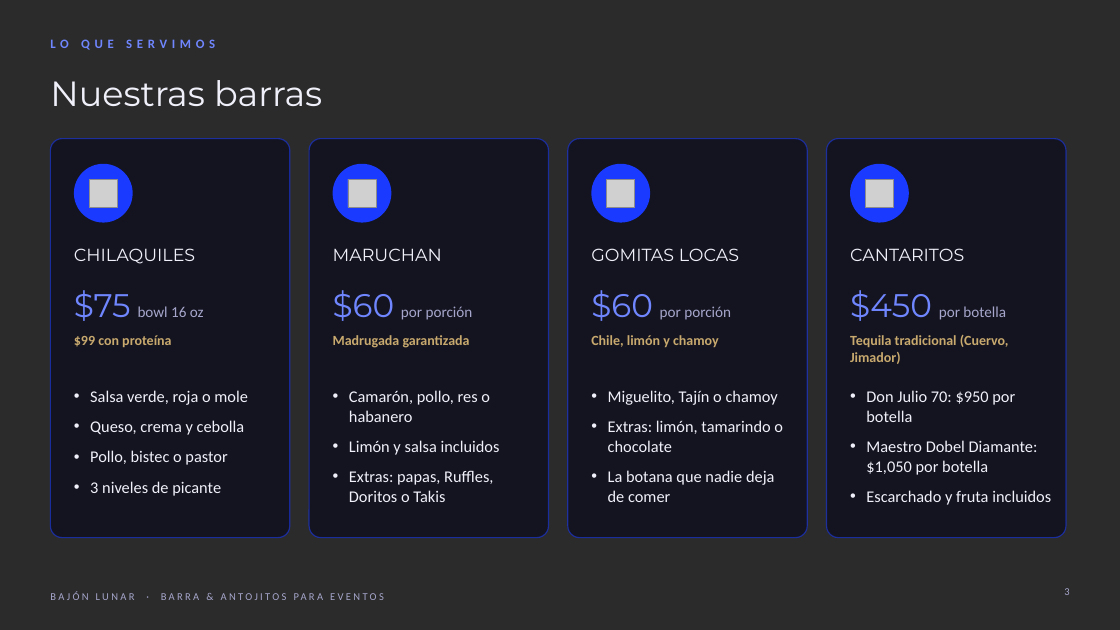
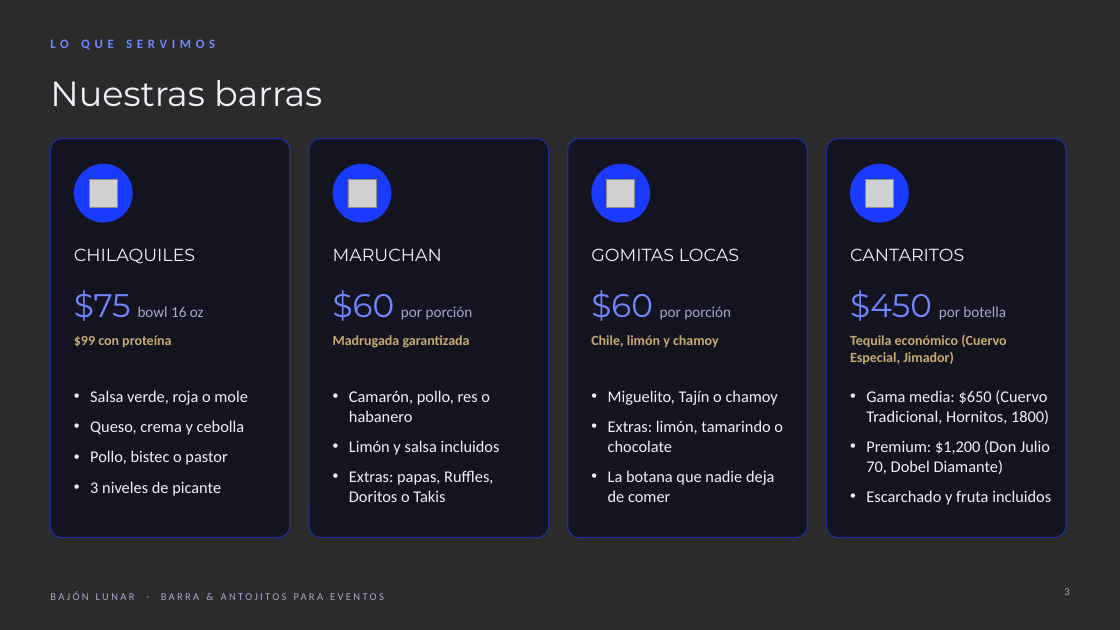
Before and after one commit to ingalejandrofh01-boop/Bajon-Lunar, a slide deck: slide 3 of bajon-lunar-presentacion.pptx. Drawn at 1120x630 pixels with LibreOffice and Linux fonts; fonts in the diff are those of the drawing; grey boxes stand for pictures; background and template pictures are left out; a plain dark background stands for a picture behind light text. Boxes give left, top, right and bottom in pixels: in the first picture for what was removed or moved away, otherwise in the second. Text is boxed around its words. In the diff, an @@ line names an element or a change of style, - is before the commit and + after.

```diff
--- a/bajon-lunar-presentacion.pptx
+++ b/bajon-lunar-presentacion.pptx
@@ text at (x1=850, y1=335, x2=1006, y2=364): text changed @@
-Tequila tradicional (Cuervo, Jimador)
+Tequila económico (Cuervo Especial, Jimador)
@@ text at (x1=866, y1=390, x2=1050, y2=474): text changed @@
-• Don Julio 70: $950 por botella
-• Maestro Dobel Diamante: $1,050 por botella
+• Gama media: $650 (Cuervo Tradicional, Hornitos, 1800)
+• Premium: $1,200 (Don Julio 70, Dobel Diamante)
```
Also in this commit, not shown: 2 other slides changed, 13 other files.
